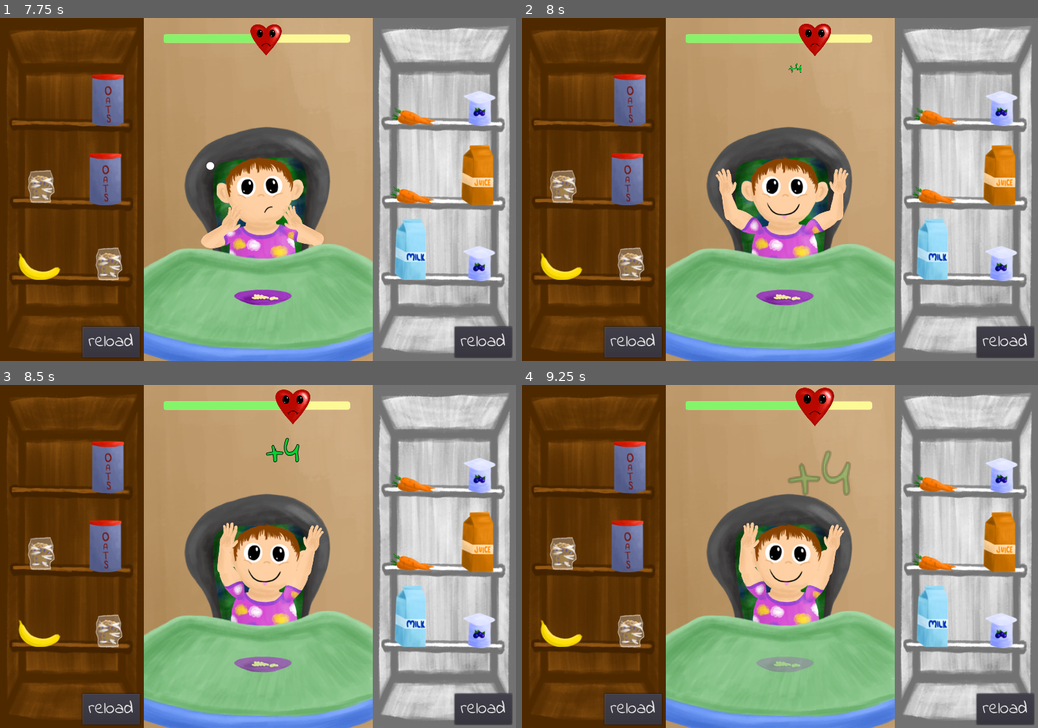
Above: before the commit, frames 1-4 (two rows, left to right).
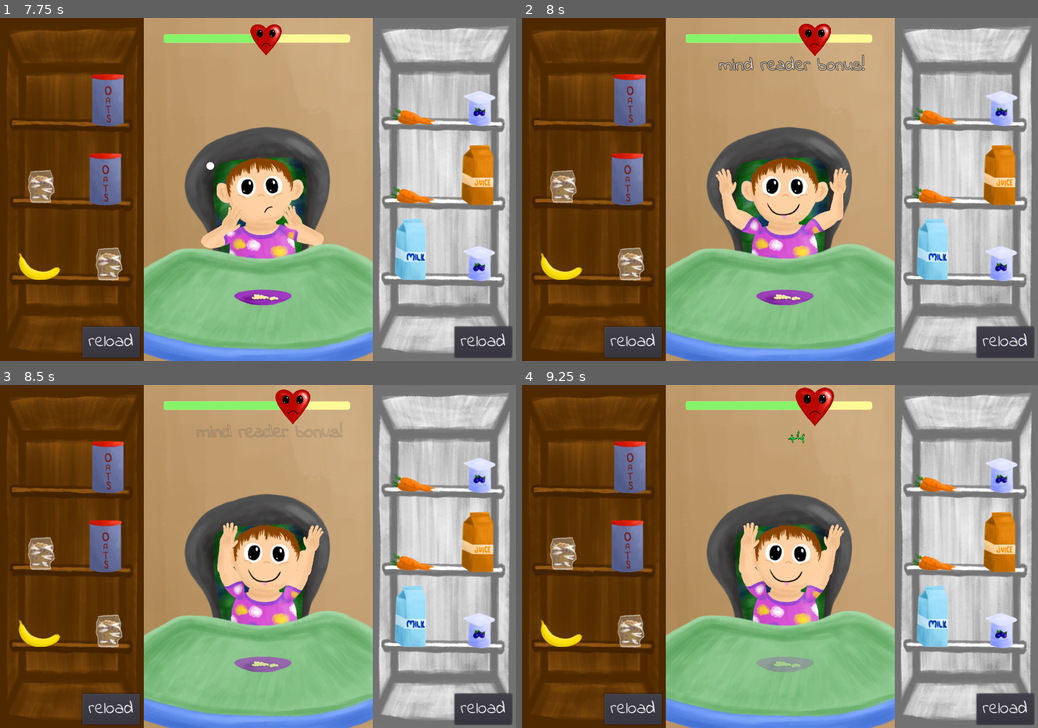
Above: after the commit, the same moments.

Repository: metcalf-putnam/famJam2021
Game: Godot game, scene res://base_scene/base.tscn
The game is run twice, just before and just after one commit, with the same random seed, the same clock (stepped at 60 frames per second) and the same inputs.
Inputs (mouse positions are in pixels of both pictures, inside the frame that each line leads up to):
- Up to frame 1 (7.75 s): move the mouse to (371, 172) at 0.52 s; click (371, 172) at 0.67 s; tap Enter at 1.25 s; move the mouse to (154, 206) at 1.27 s; click (154, 206) at 1.42 s; click "reload" at 2 s; move the mouse to (309, 114) at 2.77 s; click (309, 114) at 2.92 s; click "normal" at 3.5 s; click "normal" at 4.25 s; click "start" at 5 s; move the mouse to (41, 93) at 5.77 s; click (41, 93) at 5.92 s; move the mouse to (108, 96) at 6.52 s; click (108, 96) at 6.67 s; move the mouse to (41, 172) at 7.27 s; click (41, 172) at 7.42 s
- Up to frame 2 (8 s): no input
- Up to frame 3 (8.5 s): move the mouse to (103, 542) at 8.02 s; click (103, 542) at 8.17 s
- Up to frame 4 (9.25 s): move the mouse to (563, 614) at 8.77 s; click (563, 614) at 8.92 s

Frame 1 is identical in both runs. In frame 2, 0.5% of the frame differs, in the area x 38-67%, y 10-16%; in frame 3, 0.4%; in frame 4, 0.5%, in the area x 51-64%, y 13-33%.

Commit message:
added mind reader bonus text

Diff:
--- a/baby/baby.gd
+++ b/baby/baby.gd
@@ -189,7 +189,7 @@
 func _on_heart_beat():
 	if state != State.HUNGRY:
 		return
-
+	print("clue current: ", clue_current)
 	if bubble_current >= 4:
 		bubble_current = 1
 		clue_current += 1
--- a/meter/meter.gd
+++ b/meter/meter.gd
@@ -15,8 +15,8 @@
 
 const clue_level_multipliers = {
 	1: 3, #delayed by one step, since there will only be one beat after clue 1 is shown before clue level 2 begins
-	2: 3,
-	3: 2,
+	2: 2,
+	3: 1,
 	4: 1,
 	5: 1,
 	6: 1
@@ -99,7 +99,11 @@
 		$Change.self_modulate = negative_color
 
 	$Change.text = prefix + str(amount)
-	$Heart/ValueAnim.play("value_change")
+
+	if clue_level_multipliers[clue_level] > 1 and amount > 0:
+		$Heart/ValueAnim.play("bonus_anim")
+	else:
+		$Heart/ValueAnim.play("value_change")
 	$Heart.position.x = rect_size.x * value / 100 # TODO: make this tween?
 	if value >= 100 or value <= 0:
 		var win_bool = value >= 100
--- a/meter/meter.tscn
+++ b/meter/meter.tscn
@@ -205,6 +205,12 @@
 } ],
 "times": PoolRealArray( 0 )
 }
+
+[sub_resource type="DynamicFont" id=8]
+size = 32
+outline_size = 1
+outline_color = Color( 0.00392157, 0.00392157, 0.00392157, 1 )
+font_data = ExtResource( 4 )
 
 [sub_resource type="DynamicFont" id=7]
 size = 64
@@ -230,7 +236,7 @@
 
 [node name="Heart" type="Sprite" parent="."]
 position = Vector2( 166.28, 9.52441 )
-scale = Vector2( 0.3, 0.3 )
+scale = Vector2( 0.25, 0.25 )
 texture = ExtResource( 2 )
 
 [node name="ValueAnim" type="AnimationPlayer" parent="Heart"]
@@ -250,18 +256,19 @@
 [node name="Tween" type="Tween" parent="."]
 
 [node name="BonusText" type="Label" parent="."]
-modulate = Color( 1, 1, 1, 0.5 )
-margin_left = 100.067
-margin_top = 31.1632
-margin_right = 254.067
-margin_bottom = 79.1632
-custom_fonts/font = SubResource( 7 )
-text = "time bonus!"
+margin_left = -72.7579
+margin_top = 31.4486
+margin_right = 440.242
+margin_bottom = 126.449
+custom_fonts/font = SubResource( 8 )
+text = "mind reader bonus!"
+align = 1
 __meta__ = {
 "_edit_use_anchors_": false
 }
 
 [node name="Change" type="Label" parent="."]
+visible = false
 margin_left = 144.221
 margin_top = 28.9867
 margin_right = 298.221
Not shown: 1 places in meter/meter.tscn that only renumber resources
